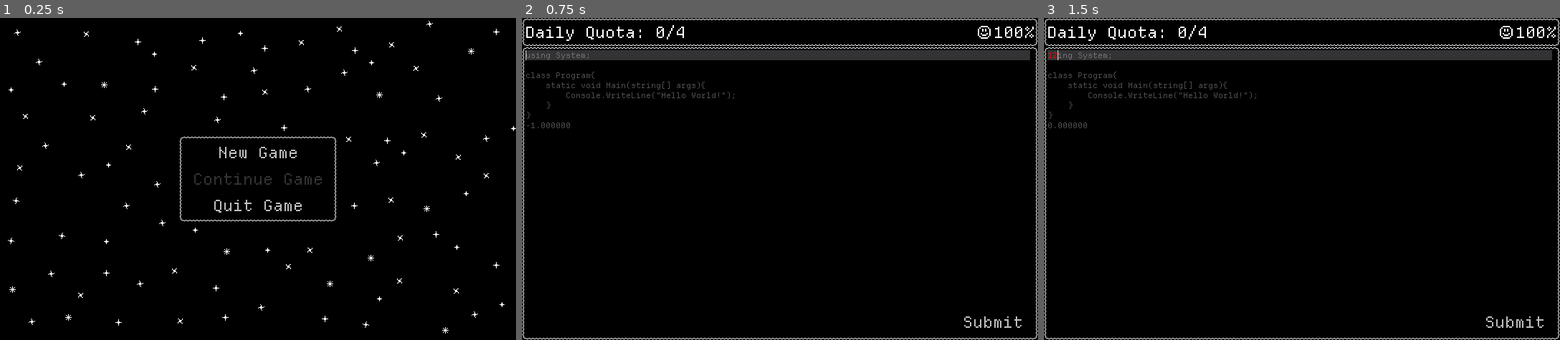
Above: before the commit, frames 1-3 (left to right).
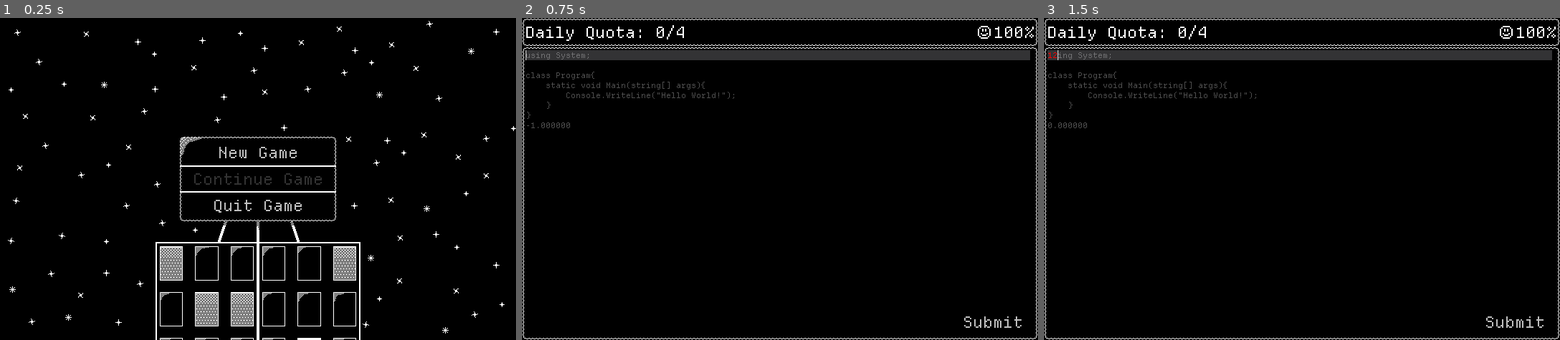
Above: after the commit, the same moments.

Repository: GemDust0/TooBigToFail
Game: Godot game, scene res://Scenes/TitleScreen.tscn
Two runs of this game, one before a commit and one after it. Both use one fixed random seed, a clock stepped at 60 frames per second and the inputs below.
Inputs (mouse positions are in pixels of both pictures, inside the frame that each line leads up to):
- Up to frame 1 (0.25 s): no input
- Up to frame 2 (0.75 s): click "New Game" at 0.5 s
- Up to frame 3 (1.5 s): click (1302, 207) at 1.27 s; type "12" at 1.35 s

The runs differ from the first frame. In frame 1, 2.7% of the frame differs, in the area x 30-70%, y 37-100%; in frame 2, nothing differs; in frame 3, nothing differs.

Commit message:
TitleScreen aesthetic update

Diff:
--- a/Scenes/TitleScreen.tscn
+++ b/Scenes/TitleScreen.tscn
@@ -3,6 +3,7 @@
 [ext_resource type="Script" uid="uid://bfe142468psn7" path="res://Scripts/TitleScreen.gd" id="1_8l4an"]
 [ext_resource type="Texture2D" uid="uid://dyn1kh55ty4du" path="res://Assets/StarryBackground.png" id="1_uebgo"]
 [ext_resource type="TileSet" uid="uid://dcofykib1g8jy" path="res://Assets/menu_tileset.tres" id="2_vmg2h"]
+[ext_resource type="Texture2D" uid="uid://dadncw3lda7cs" path="res://Assets/CorporateBuilding.png" id="3_n15yj"]
 
 [node name="TitleScreen" type="Node" unique_id=2004643761]
 script = ExtResource("1_8l4an")
@@ -14,7 +15,12 @@
 
 [node name="CanvasLayer" type="CanvasLayer" parent="." unique_id=380490029]
 
+[node name="CorporateBuilding" type="Sprite2D" parent="CanvasLayer" unique_id=283005617]
+position = Vector2(360, 225)
+texture = ExtResource("3_n15yj")
+
 [node name="TileMapLayer" type="TileMapLayer" parent="CanvasLayer" unique_id=437611825]
+visible = false
 tile_map_data = PackedByteArray("AABbADcAAAABAAEAAABbADYAAAABAAEAAABbADUAAAABAAEAAABbADQAAAABAAEAAABbADMAAAABAAEAAABbAD …(16816 unchanged characters)…
 tile_set = ExtResource("2_vmg2h")
 
Binary file added: Assets/CorporateBuilding.png
Not shown, added: Assets/CorporateBuilding.png.import
